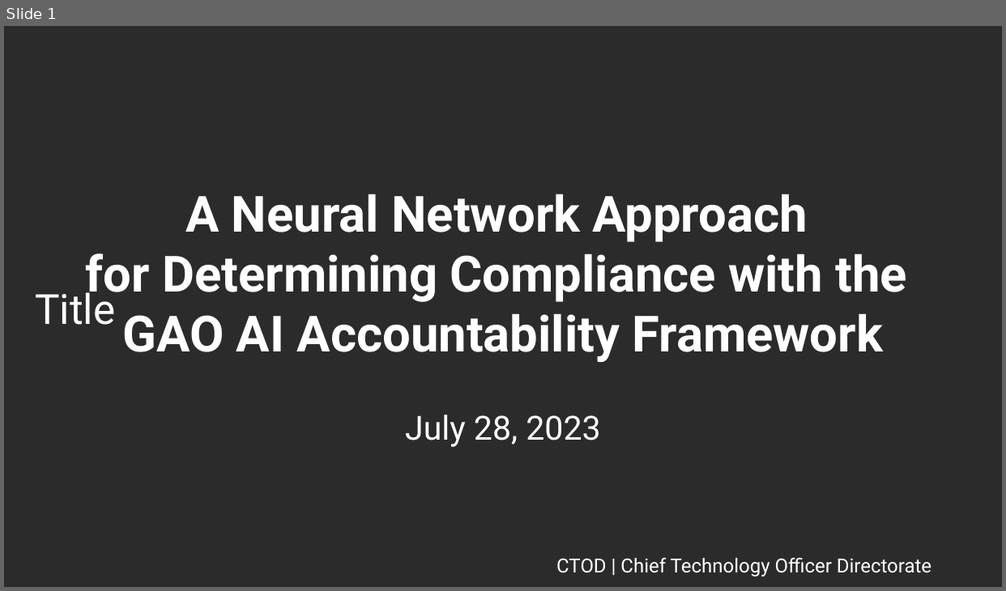
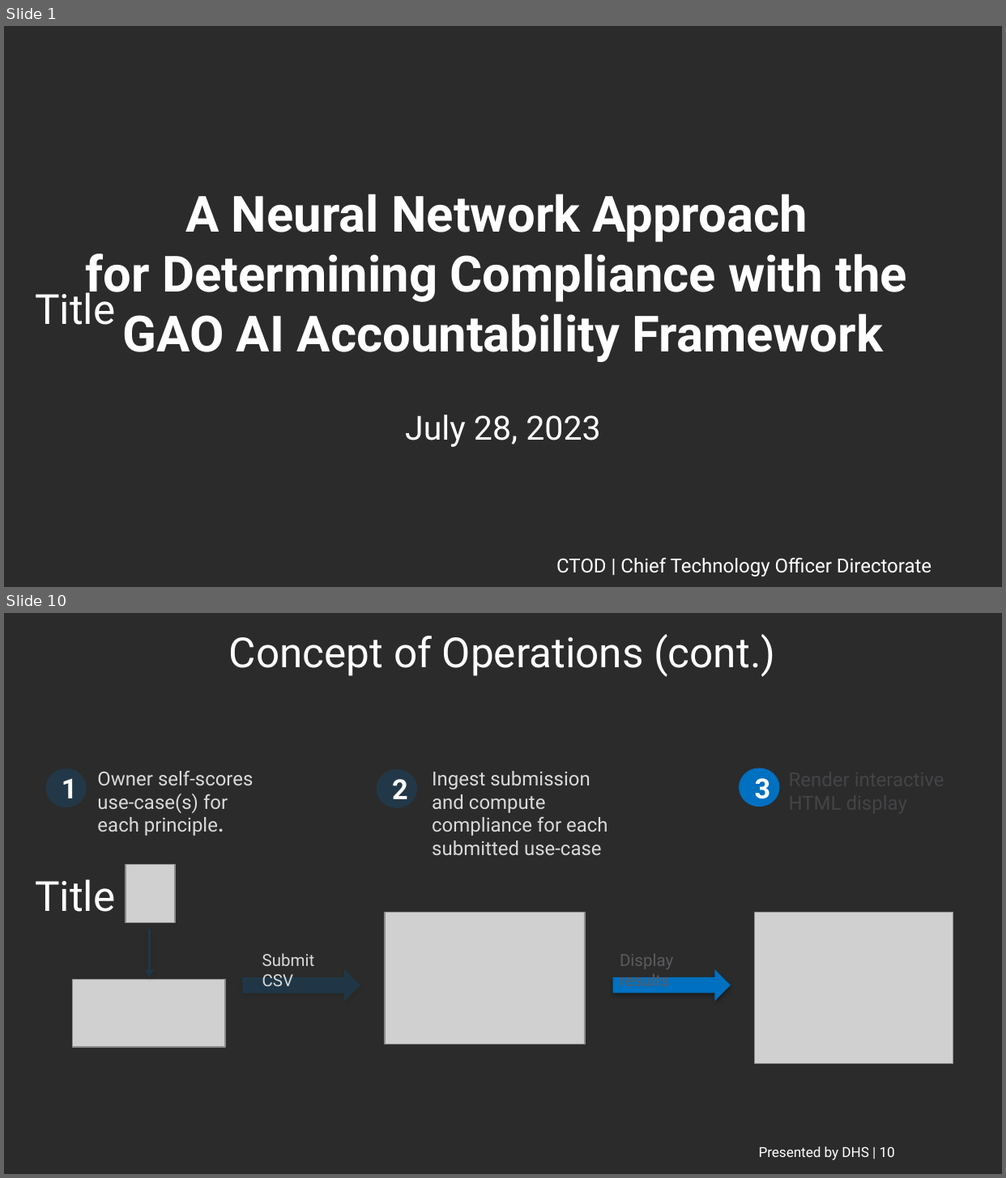
Before and after one commit to ethanmoscot/gao-ai, a slide deck: doc/gao_ai_proposal.pptx. Shown one above the other, each under a label of ours: slide 1 before the commit, slides 1 and 10 after it; the slides between them are not shown. The pictures are 1006x591 and 1006x1178 pixels, drawn with LibreOffice and Linux fonts; fonts in the diff are those of the drawing; grey boxes stand for pictures; background and template pictures are left out; a plain dark background stands for a picture behind light text. Boxes give left, top, right and bottom in pixels: in the first picture for what was removed or moved away, otherwise in the second. Text is boxed around its words. In the diff, an @@ line names an element or a change of style, - is before the commit and + after.

```diff
--- a/doc/gao_ai_proposal.pptx
+++ b/doc/gao_ai_proposal.pptx
@@ slide 10 added at (4,613,1002,1174), background picture (left out); not listed: 1 template element that a slide beside it also shows @@
@@ title added at (229,634,775,677), 30 pt, text #FFFFFF @@
+Concept of Operations (cont.)
@@ ellipse added at (46,769,87,807), fill #0070C0 at 20% opacity, 20 pt, text #FFFFFF, bold @@
+1
@@ text added at (97,771,253,836), 14 pt, text #D9D9D9 @@
+Owner self-scores use-case(s) for
+each principle.
@@ ellipse added at (377,769,417,808), fill #0070C0 at 20% opacity, 20 pt, text #FFFFFF, bold @@
+2
@@ text added at (432,771,607,855), 14 pt, text #D9D9D9 @@
+Ingest submission and compute compliance for each submitted use-case
@@ ellipse added at (739,768,779,807), fill #0070C0, 20 pt, text #FFFFFF, bold @@
+3
@@ text added at (778,763,967,820), 14 pt, text #444446 @@
+Render interactive HTML display
@@ picture added at (126,864,176,923) @@
@@ picture added at (386,913,585,1044) @@
@@ picture added at (754,913,953,1064) @@
@@ arrow added from (150, 930) to (150, 978), #0070C0 2 pt @@
@@ right arrow added at (242,969,360,1001), fill #0070C0 at 20% opacity @@
@@ text added at (262,953,315,986), 12 pt, text #D9D9D9 @@
+Submit CSV
@@ right arrow added at (613,969,731,1001), fill #0070C0 @@
@@ text added at (620,954,673,991), 12 pt, text #5A5B5D @@
+Display results
@@ picture added at (72,980,224,1048) @@
@@ text added at (759,1147,895,1161), 10 pt, text #FFFFFF @@
+Presented by DHS | 10
```
Also in this commit, not shown: 4 slides changed, 6 other slides added, 3 slides removed, 4 other files.
